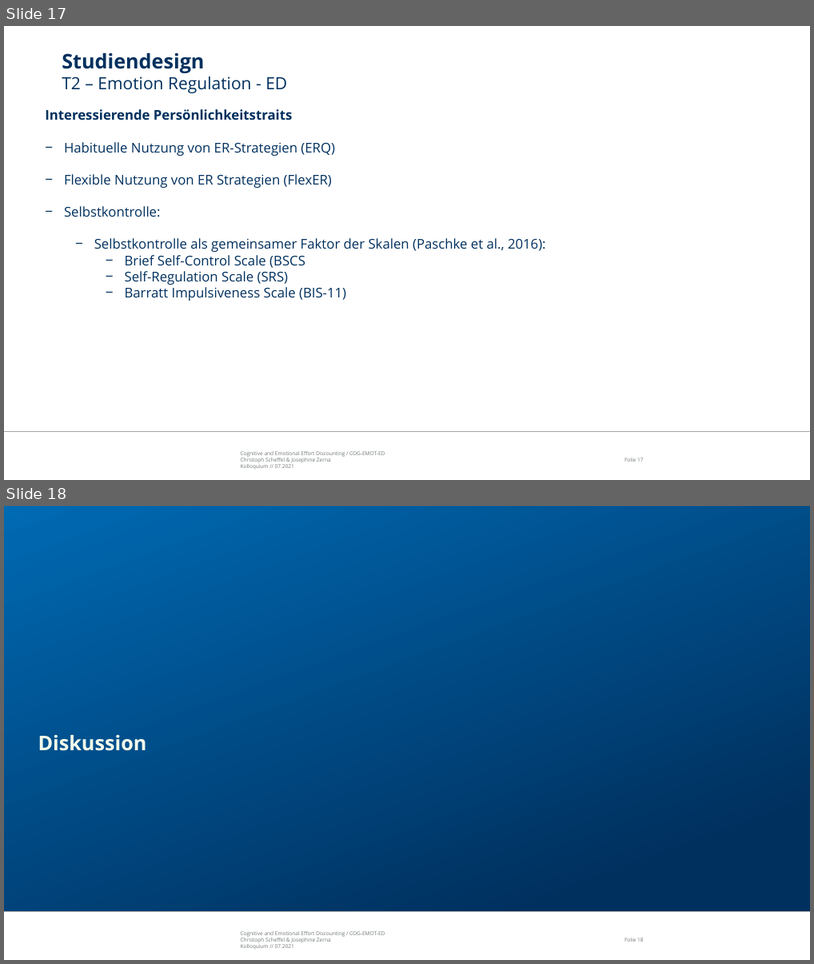
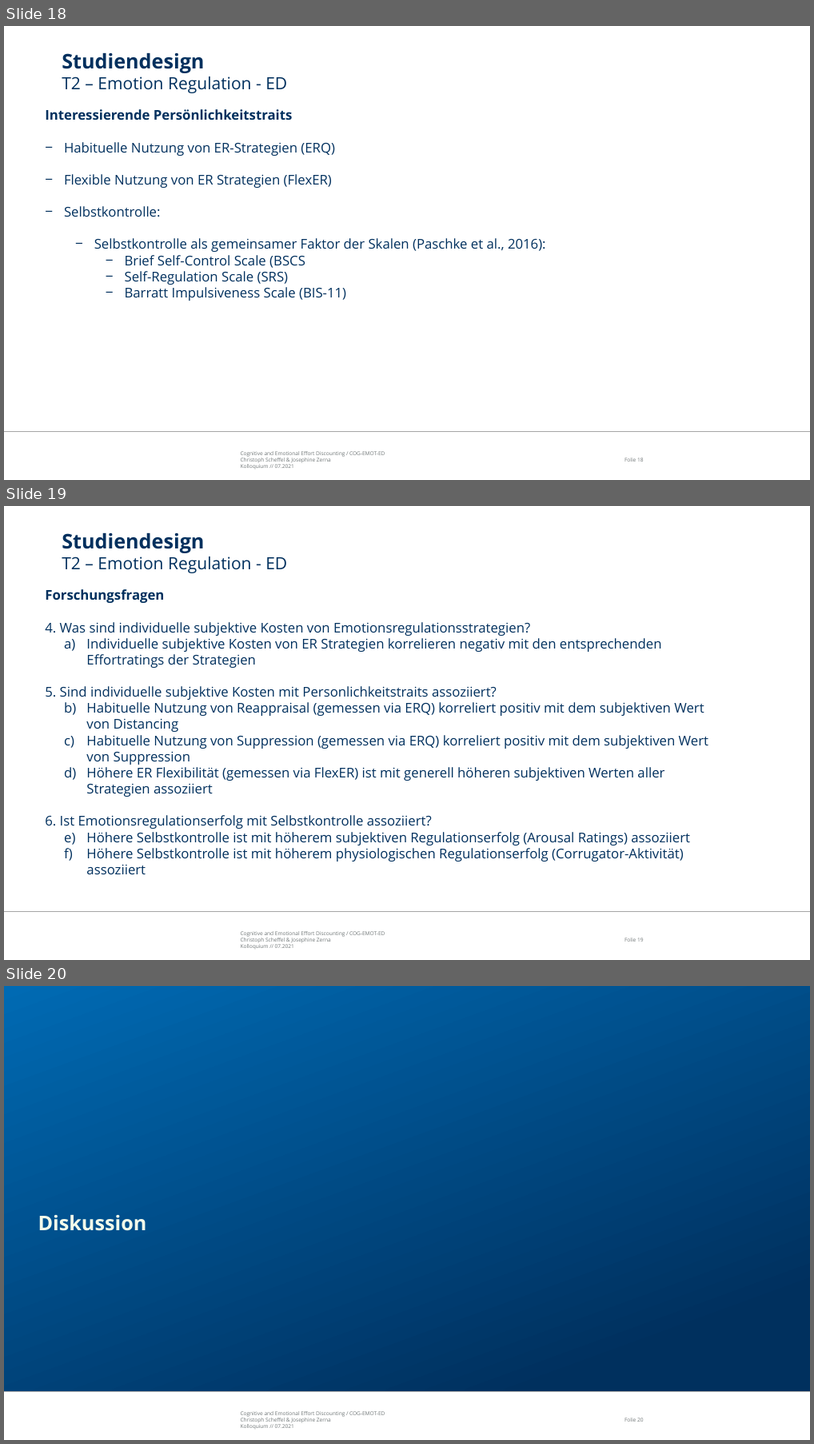
Before and after one commit to ChScheffel/CAD, a slide deck: 99_Thinktank/Talks/21-07-06_Kolloquium/Kolloquium_COG-ER-ED.pptx. Shown one above the other, each under a label of ours: slides 17 and 18 before the commit, slides 18, 19 and 20 after it. The pictures are 814x964 and 814x1444 pixels, drawn with LibreOffice and Linux fonts; fonts in the diff are those of the drawing; background and template pictures are left out. Boxes give left, top, right and bottom in pixels: in the first picture for what was removed or moved away, otherwise in the second. Text is boxed around its words. In the diff, an @@ line names an element or a change of style, - is before the commit and + after.

```diff
--- a/99_Thinktank/Talks/21-07-06_Kolloquium/Kolloquium_COG-ER-ED.pptx
+++ b/99_Thinktank/Talks/21-07-06_Kolloquium/Kolloquium_COG-ER-ED.pptx
@@ slide 19 added at (x1=4, y1=506, x2=810, y2=960), background #FFFFFF; not listed: 3 template elements that a slide beside it also shows @@
@@ title added at (x1=62, y1=533, x2=287, y2=573), 20 pt, text #00305E @@
+Studiendesign
+T2 – Emotion Regulation - ED
@@ text added at (x1=45, y1=589, x2=709, y2=874), 16 pt, text #00305E @@
+Forschungsfragen
+4. Was sind individuelle subjektive Kosten von Emotionsregulationsstrategien?
+a) Individuelle subjektive Kosten von ER Strategien korrelieren negativ mit den entsprechenden Effortratings der Strategien
+5. Sind individuelle subjektive Kosten mit Personlichkeitstraits assoziiert?
+a) Habituelle Nutzung von Reappraisal (gemessen via ERQ) korreliert positiv mit dem subjektiven Wert von Distancing
+b) Habituelle Nutzung von Suppression (gemessen via ERQ) korreliert positiv mit dem subjektiven Wert von Suppression
+c) Höhere ER Flexibilität (gemessen via FlexER) ist mit generell höheren subjektiven Werten aller Strategien assoziiert
+6. Ist Emotionsregulationserfolg mit Selbstkontrolle assoziiert?
+a) Höhere Selbstkontrolle ist mit höherem subjektiven Regulationserfolg (Arousal Ratings) assoziiert
+b) Höhere Selbstkontrolle ist mit höherem physiologischen Regulationserfolg (Corrugator-Aktivität) assoziiert
@@ what was slide 17 is now slide 18 @@
@@ what was slide 18 is now slide 20 @@
@@ page number at (x1=625, y1=1417, x2=644, y2=1421): text changed @@
-Folie 18
+Folie 20
```
Also in this commit, not shown: 1 other slide added.
